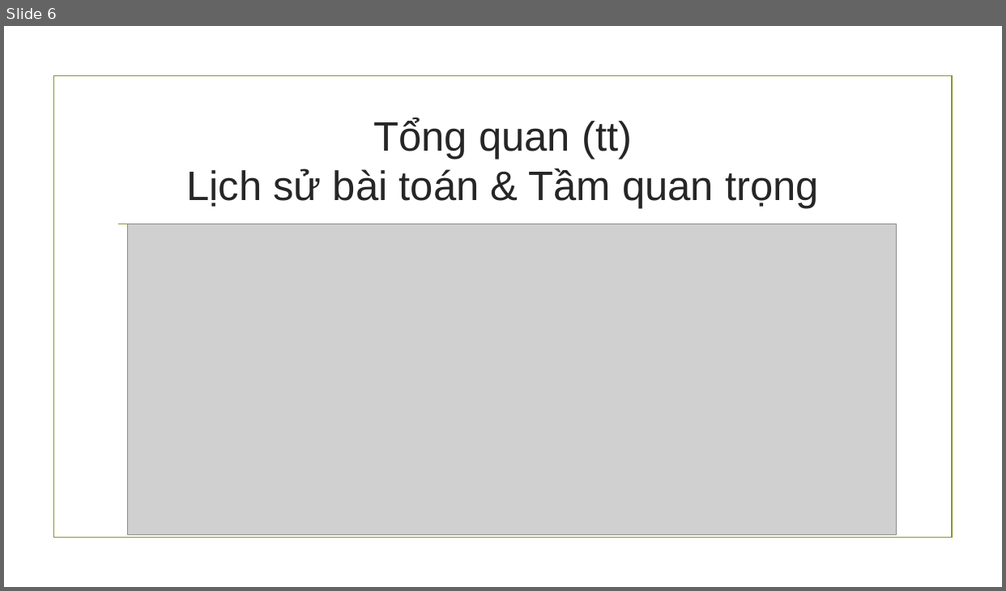
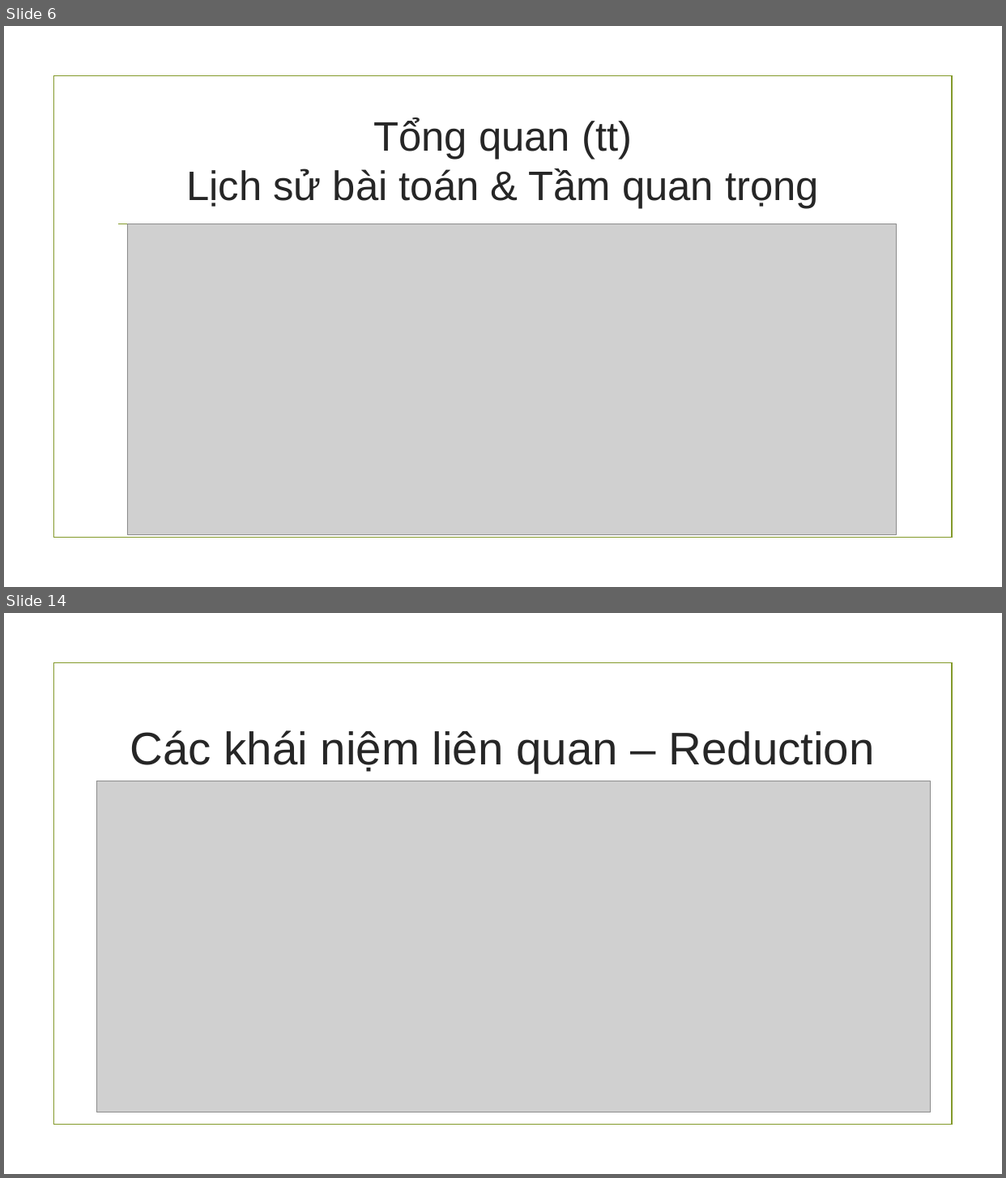
Before and after one commit to hungnguyen0606/PvsNP, a slide deck: Báo cáo đồ án cuối kì.pptx. Shown one above the other, each under a label of ours: slide 6 before the commit, slides 6 and 14 after it; the slides between them are not shown. The pictures are 1006x591 and 1006x1178 pixels, drawn with LibreOffice and Linux fonts; fonts in the diff are those of the drawing; grey boxes stand for pictures; background and template pictures are left out. Boxes give left, top, right and bottom in pixels: in the first picture for what was removed or moved away, otherwise in the second. Text is boxed around its words. In the diff, an @@ line names an element or a change of style, - is before the commit and + after.

Commit message:
Updating beautiful image-examples for slides

```diff
--- a/Báo cáo đồ án cuối kì.pptx
+++ b/Báo cáo đồ án cuối kì.pptx
@@ slide 14 added at (4, 613, 1002, 1174), background picture (left out); not listed: 1 template element that a slide beside it also shows @@
@@ title added at (130, 730, 875, 773), 44 pt, text #262626 @@
+Các khái niệm liên quan – Reduction
@@ picture added at (96, 781, 930, 1112) @@
```
Also in this commit, not shown: 13 slides changed, 8 other slides added, 1 other file.
